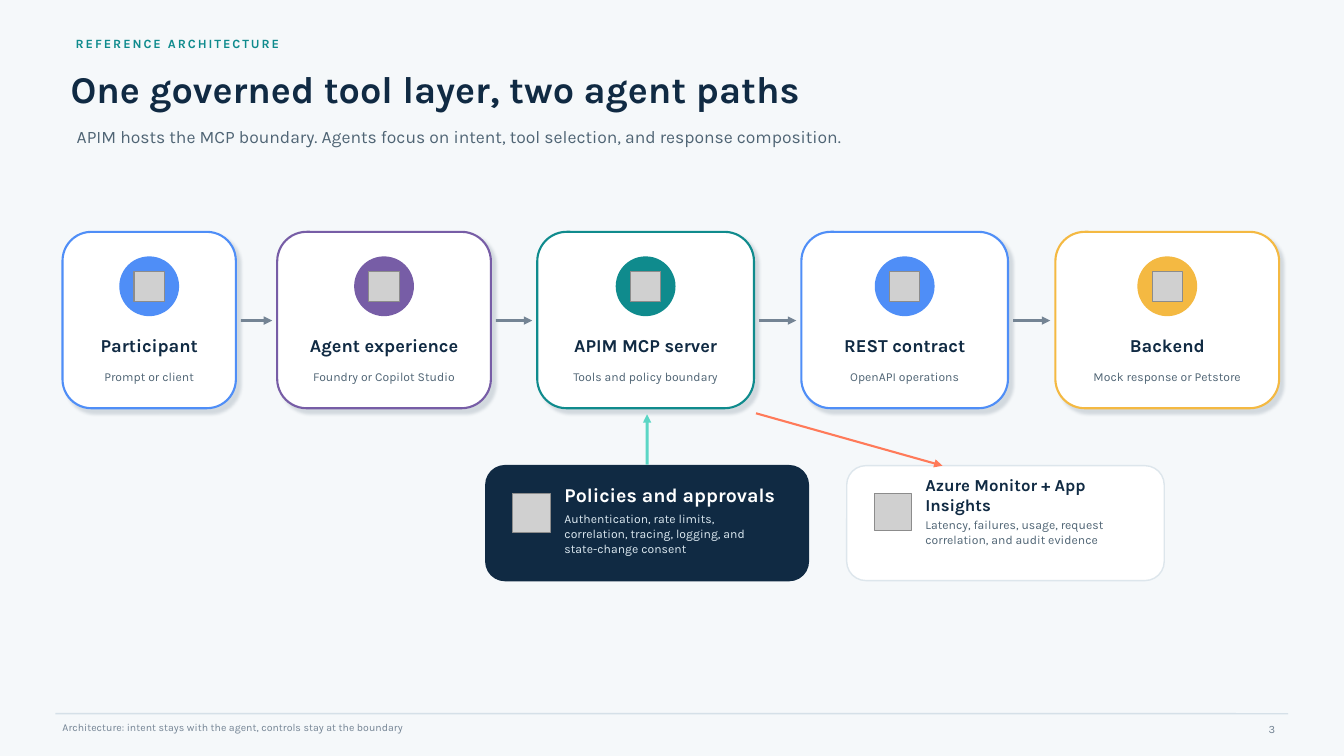
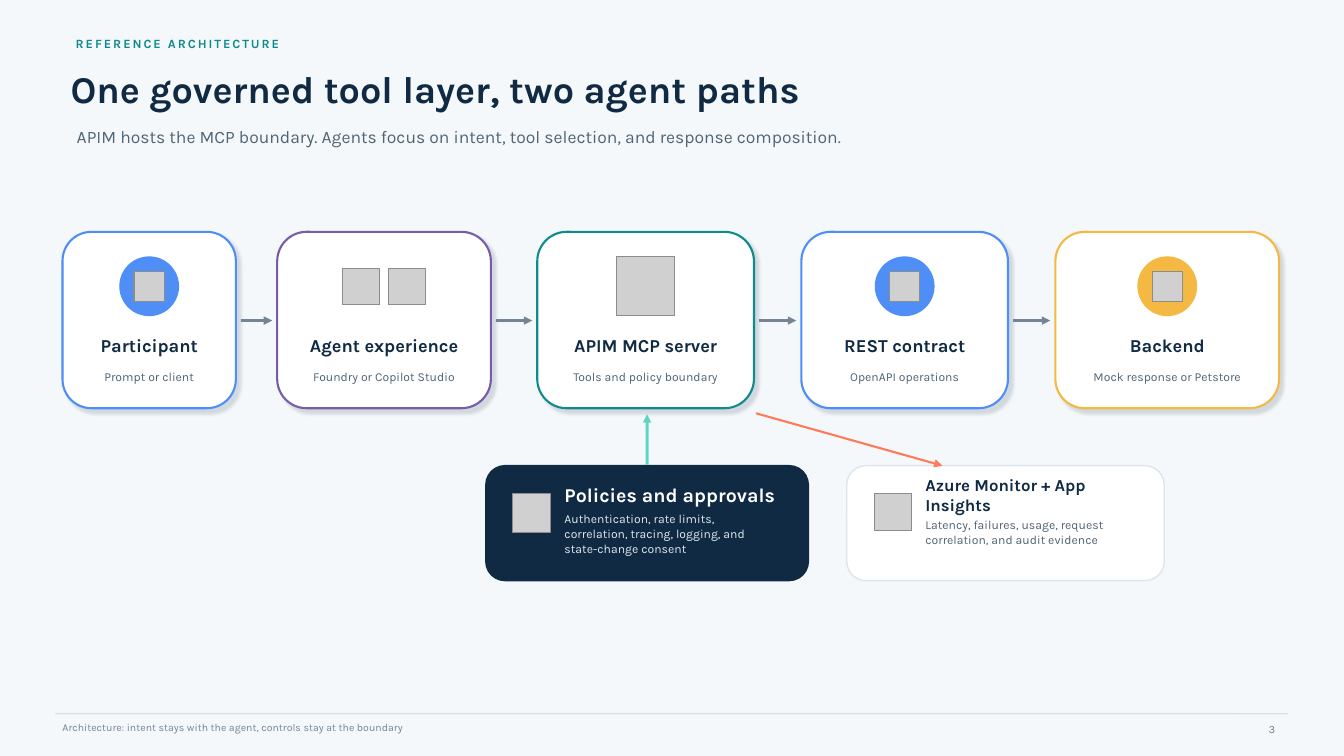
Before and after one commit to yurilausberg/foundry-apim-mcp-workshop, a slide deck: slide 3 of docs/foundry-apim-mcp-workshop.pptx. Drawn at 1344x756 pixels with LibreOffice and Linux fonts; fonts in the diff are those of the drawing; grey boxes stand for pictures. Boxes give left, top, right and bottom in pixels: in the first picture for what was removed or moved away, otherwise in the second. Text is boxed around its words. In the diff, an @@ line names an element or a change of style, - is before the commit and + after.

```diff
--- a/docs/foundry-apim-mcp-workshop.pptx
+++ b/docs/foundry-apim-mcp-workshop.pptx
@@ picture added at bbox=[343, 268, 379, 304] @@
@@ ellipse removed at bbox=[355, 257, 413, 316] @@
@@ picture added at bbox=[389, 268, 425, 304] @@
@@ picture added at bbox=[616, 257, 675, 316] @@
@@ ellipse removed at bbox=[617, 257, 676, 316] @@
@@ picture removed at bbox=[369, 271, 399, 301] @@
@@ picture removed at bbox=[630, 271, 660, 301] @@
```
